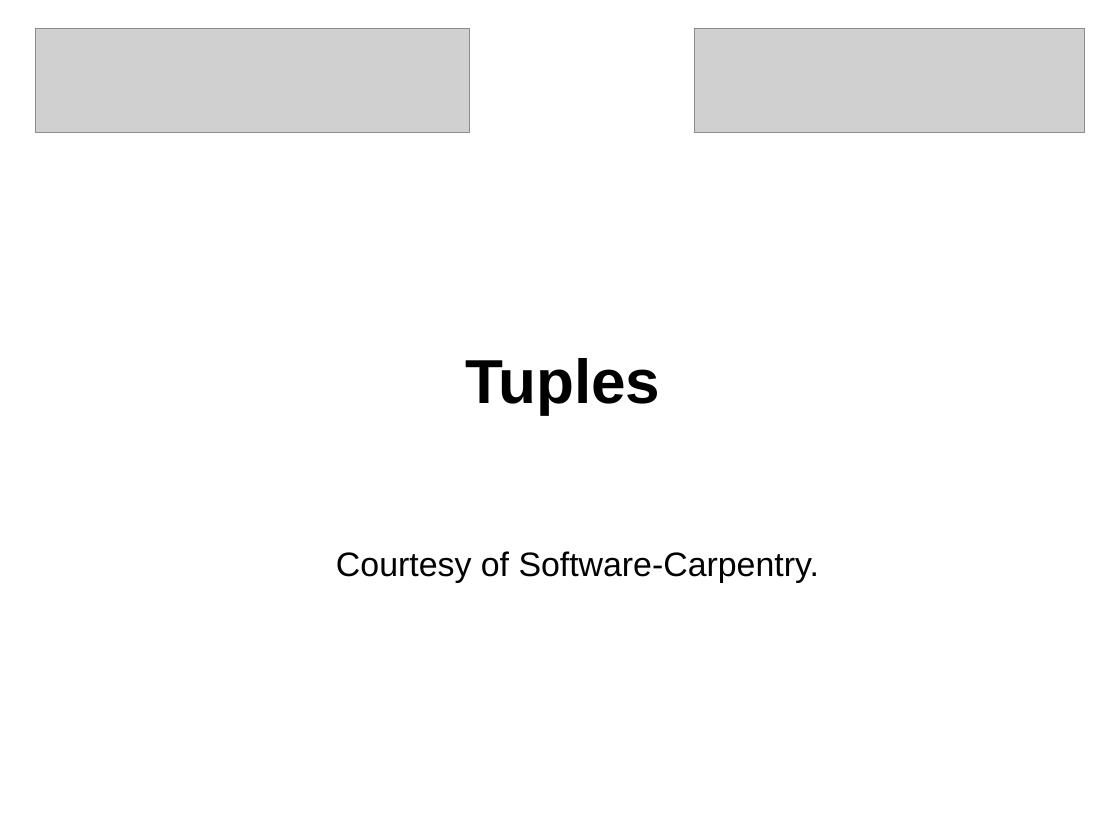
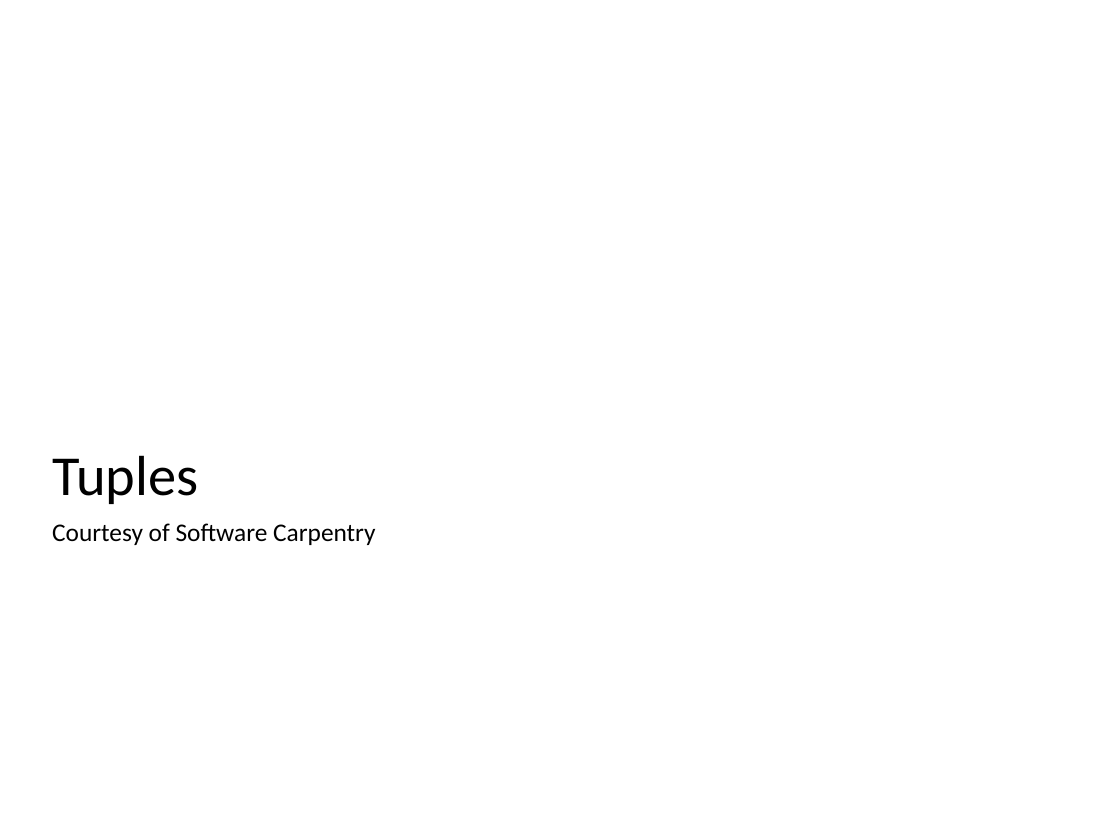
Before and after one commit to ncasuk/ncas-isc, a slide deck: slide 1 of python/presentations/learning_python/10_ceda-tuples.ppt. Drawn at 1120x840 pixels with LibreOffice and Linux fonts; fonts in the diff are those of the drawing; grey boxes stand for pictures; background and template pictures are left out. Boxes give left, top, right and bottom in pixels: in the first picture for what was removed or moved away, otherwise in the second. Text is boxed around its words. In the diff, an @@ line names an element or a change of style, - is before the commit and + after.

```diff
--- a/python/presentations/learning_python/10_ceda-tuples.ppt
+++ b/python/presentations/learning_python/10_ceda-tuples.ppt
@@ picture removed at [36,28,470,132] @@
@@ picture removed at [695,28,1085,132] @@
@@ title "Tuples": place and size @@
-title "Tuples" at [465,358,660,415]
+title "Tuples" at [52,455,198,504]
@@ title "Tuples" at [52,455,198,504]: size 44 to 40 pt, font Arial to Calibri, bold off; alignment centre to left; line spacing 0.93 to 0.9; vertical alignment top to bottom @@
@@ subtitle at [52,523,376,545]: text changed; size 24 to 18 pt; font Arial to Calibri @@
-Courtesy of Software-Carpentry.
+Courtesy of Software Carpentry
```
Also in this commit, not shown: 8 other slides changed, 4 other files.
